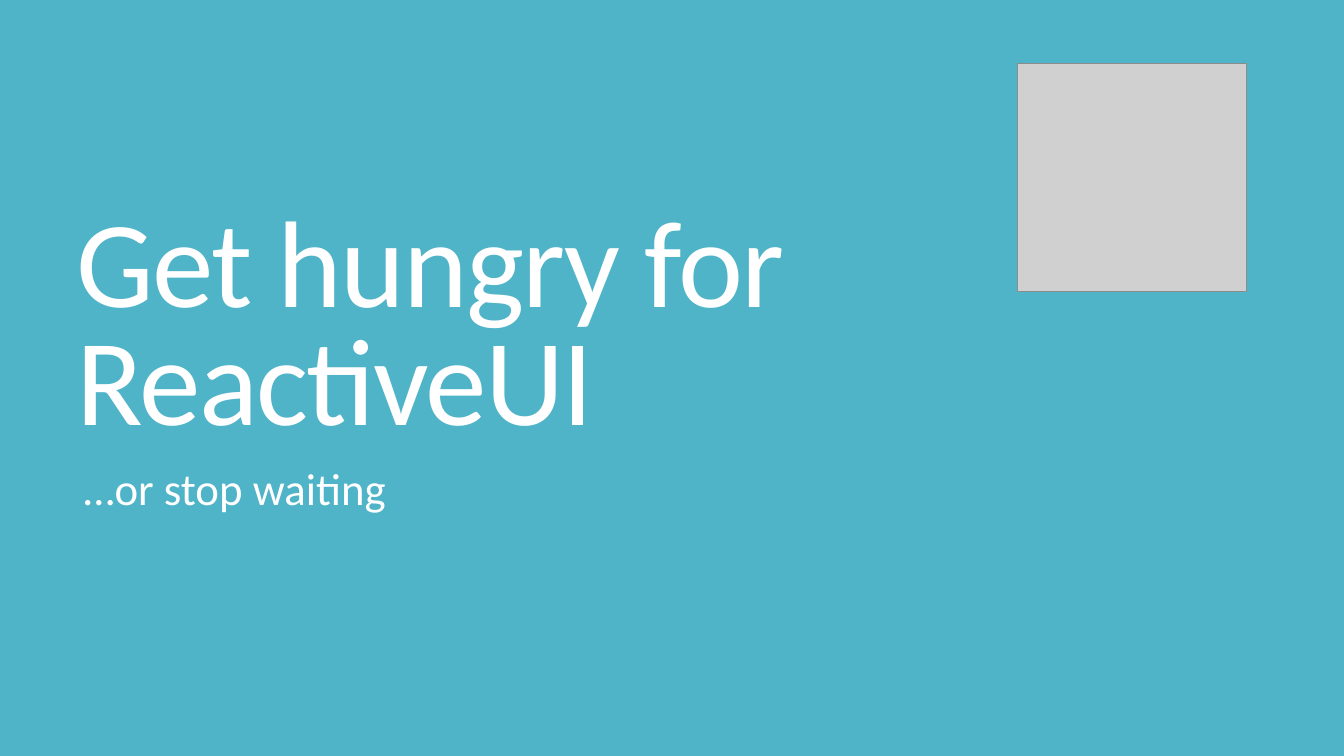
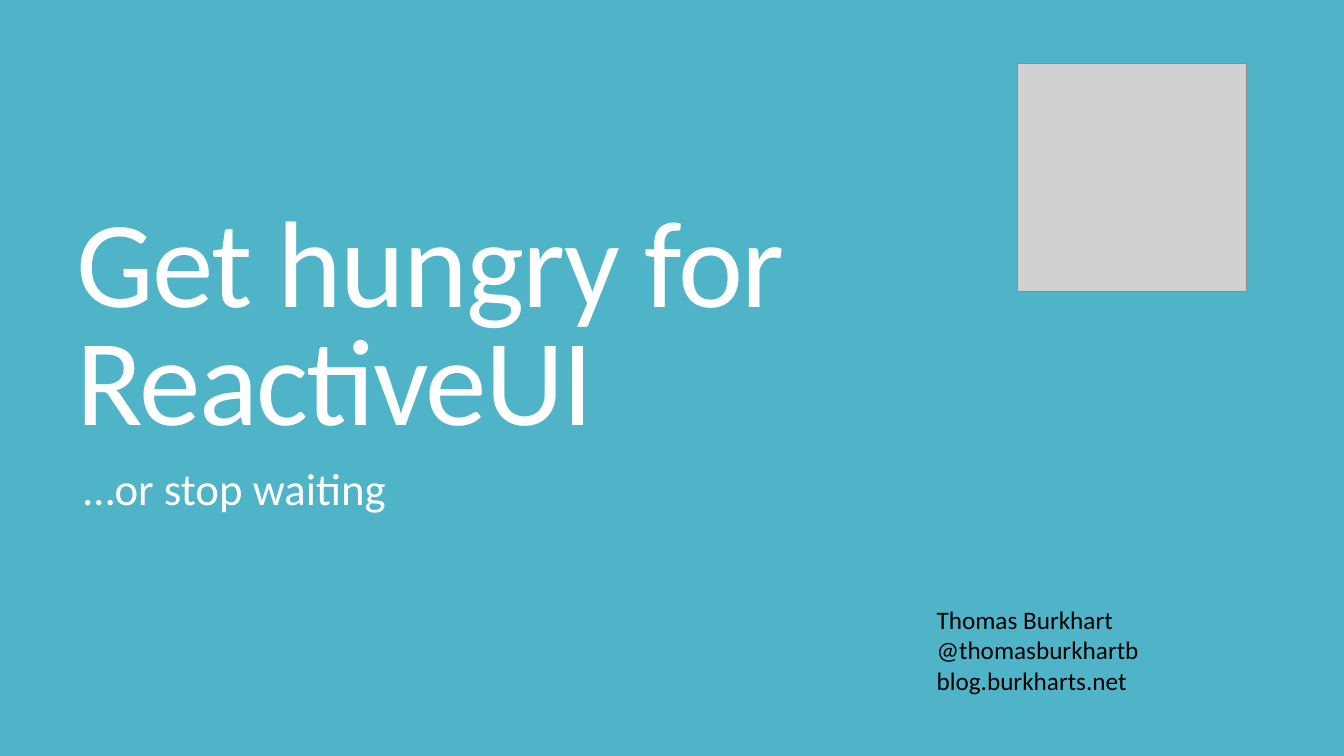
Before and after one commit to XamarinExpertDay/ExpertDay2017, a slide deck: slide 1 of Slides/Thomas/Get hungry for RxUI.pptx. Drawn at 1344x756 pixels with LibreOffice and Linux fonts; fonts in the diff are those of the drawing; grey boxes stand for pictures. Boxes give left, top, right and bottom in pixels: in the first picture for what was removed or moved away, otherwise in the second. Text is boxed around its words. In the diff, an @@ line names an element or a change of style, - is before the commit and + after.

```diff
--- a/Slides/Thomas/Get hungry for RxUI.pptx
+++ b/Slides/Thomas/Get hungry for RxUI.pptx
@@ text added at box(937, 611, 1139, 695), 18 pt, text #000000 @@
+Thomas Burkhart
+@thomasburkhartb
+blog.burkharts.net
```
Also in this commit, not shown: 1 other slide changed.
